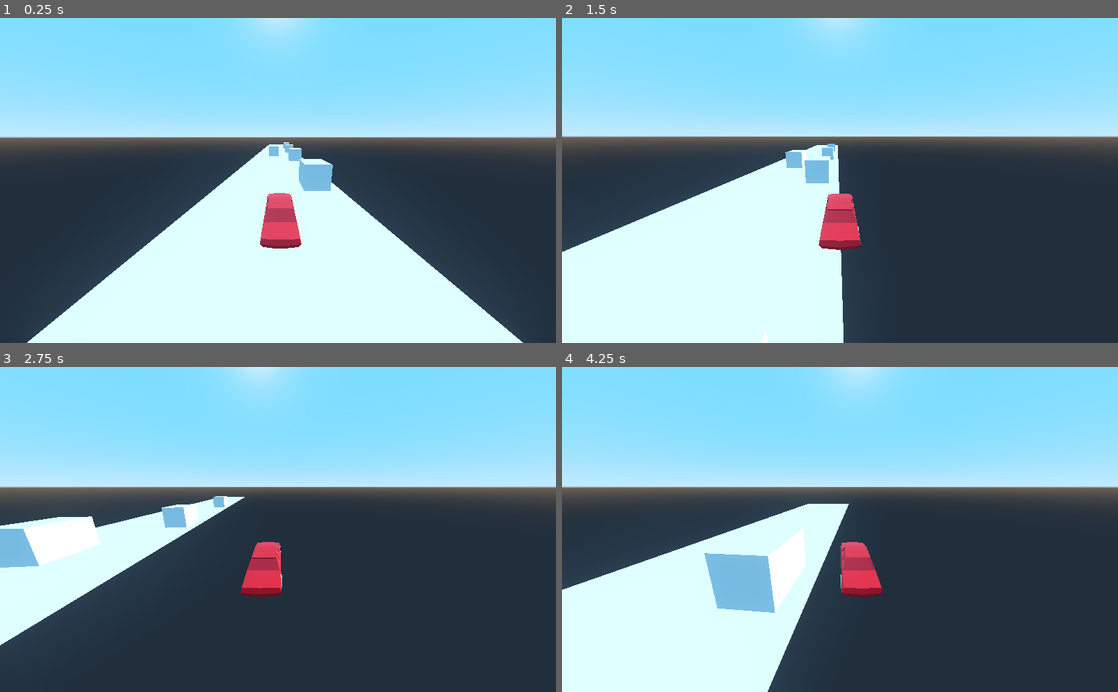
Above: before the commit, frames 1-4 (two rows, left to right).
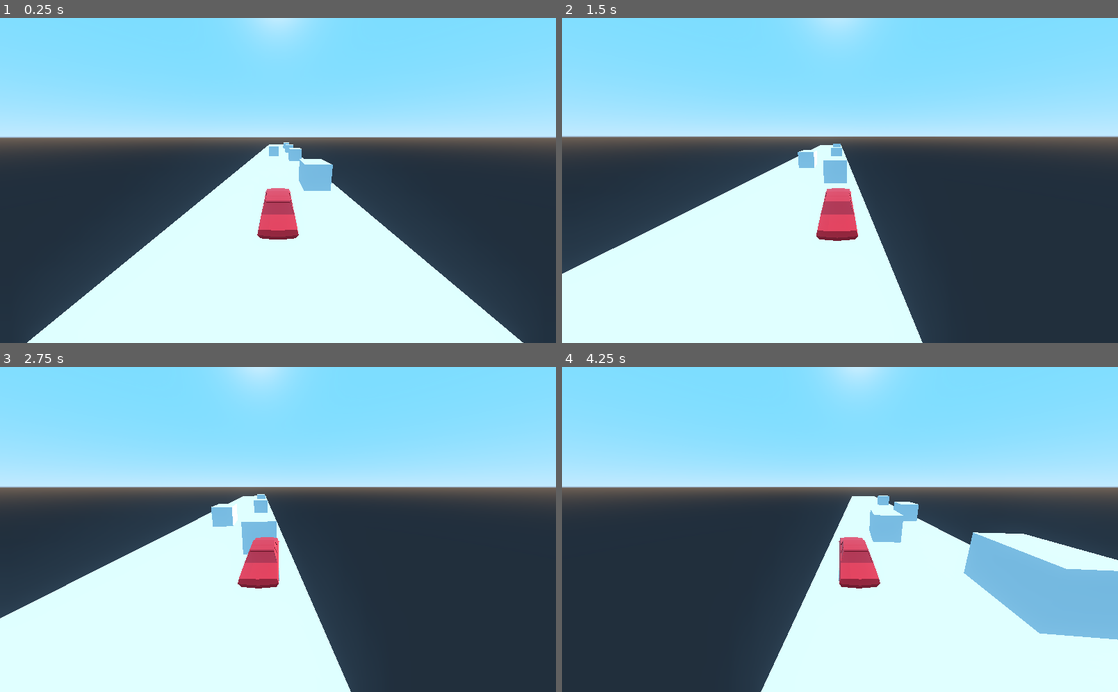
Above: after the commit, the same moments.

Repository: HipyCas/chaos
Game: Godot game, scene res://Main.tscn
Two runs of this game, one before a commit and one after it. Both use one fixed random seed, a clock stepped at 60 frames per second and the inputs below. The project has no main scene, so this scene is started directly.
Inputs:
- Up to frame 1 (0.25 s): no input
- Up to frame 2 (1.5 s): hold Right (ui_right) 0.53-1.28 s; hold Down (ui_down) from 1.28 s (still down)
- Up to frame 3 (2.75 s): release Down (ui_down) at 2.03 s; hold Right (ui_right) from 2.03 s (still down)
- Up to frame 4 (4.25 s): release Right (ui_right) at 2.78 s; hold Up (ui_up) 2.78-3.53 s; hold Left (ui_left) from 3.53 s (still down)

The runs differ from the first frame. In frame 1, 0.8% of the frame differs, in the area x 46-55%, y 52-71%; in frame 2, 7.1%; in frame 3, 29%; in frame 4, 48%, in the area x 0-100%, y 39-100%.

Commit message:
Subtle tweaks

Diff:
--- a/Main.tscn
+++ b/Main.tscn
@@ -9,9 +9,10 @@
 
 [sub_resource type="BoxShape" id=2]
 
-[sub_resource type="CapsuleShape" id=4]
+[sub_resource type="BoxShape" id=5]
+extents = Vector3( 0.75, 0.6, 2.25 )
 
-[sub_resource type="QuadMesh" id=5]
+[sub_resource type="QuadMesh" id=4]
 
 [node name="Spatial" type="Spatial"]
 
@@ -82,16 +83,17 @@
 transform = Transform( 1, 0, 0, 0, 0.965926, 0.258819, 0, -0.258819, 0.965926, 0.000400424, 3.0026, 7.00213 )
 
 [node name="CollisionShape" type="CollisionShape" parent="Car"]
-shape = SubResource( 4 )
+transform = Transform( 1, 0, 0, 0, 1, 0, 0, 0, 1, 0, -0.15, 0 )
+shape = SubResource( 5 )
 
 [node name="Carv1" parent="Car" instance=ExtResource( 4 )]
-transform = Transform( -1, 0, -8.74228e-08, -2.29761e-09, 0.999655, 0.0262816, 8.73926e-08, 0.0262816, -0.999655, 0.0905474, -0.285059, 0.18058 )
+transform = Transform( -1, 0, -8.74228e-08, -2.29761e-09, 0.999655, 0.0262816, 8.73926e-08, 0.0262816, -0.999655, 0, 0, 0.083 )
 
 [node name="Spatial" type="Spatial" parent="."]
 
 [node name="MeshInstance" type="MeshInstance" parent="Spatial"]
 transform = Transform( 10, 0, 0, 0, -1.62921e-05, 1, 0, -100, -1.62921e-07, -0.060955, -1.00026, -40.0607 )
-mesh = SubResource( 5 )
+mesh = SubResource( 4 )
 material/0 = null
 
 [node name="Borders" type="Spatial" parent="."]
--- a/Scripts/CarMovement.gd
+++ b/Scripts/CarMovement.gd
@@ -5,13 +5,10 @@
 
 const defaultFov = 80
 
-var cameraDefault = Vector3()
+onready var cameraDefault = $Camera.rotation_degrees
 
 var velocity = Vector3.ZERO
 var input_vector = Vector3()
-
-func _ready():
-	cameraDefault = $Camera.rotation_degrees
 
 func _process(delta):
 	$Camera.rotation_degrees.y = cameraDefault.y - velocity.x / 2
--- a/Scripts/FollowCar.gd
+++ b/Scripts/FollowCar.gd
@@ -1,4 +1,4 @@
-extends StaticBody
+extends Spatial
 
 onready var car = get_node("../Car")
 
--- a/project.godot
+++ b/project.godot
@@ -10,6 +10,7 @@
 
 _global_script_classes=[  ]
 _global_script_class_icons={
+
 }
 
 [application]
Not shown, changed: Assets/Carv1.glb.import
